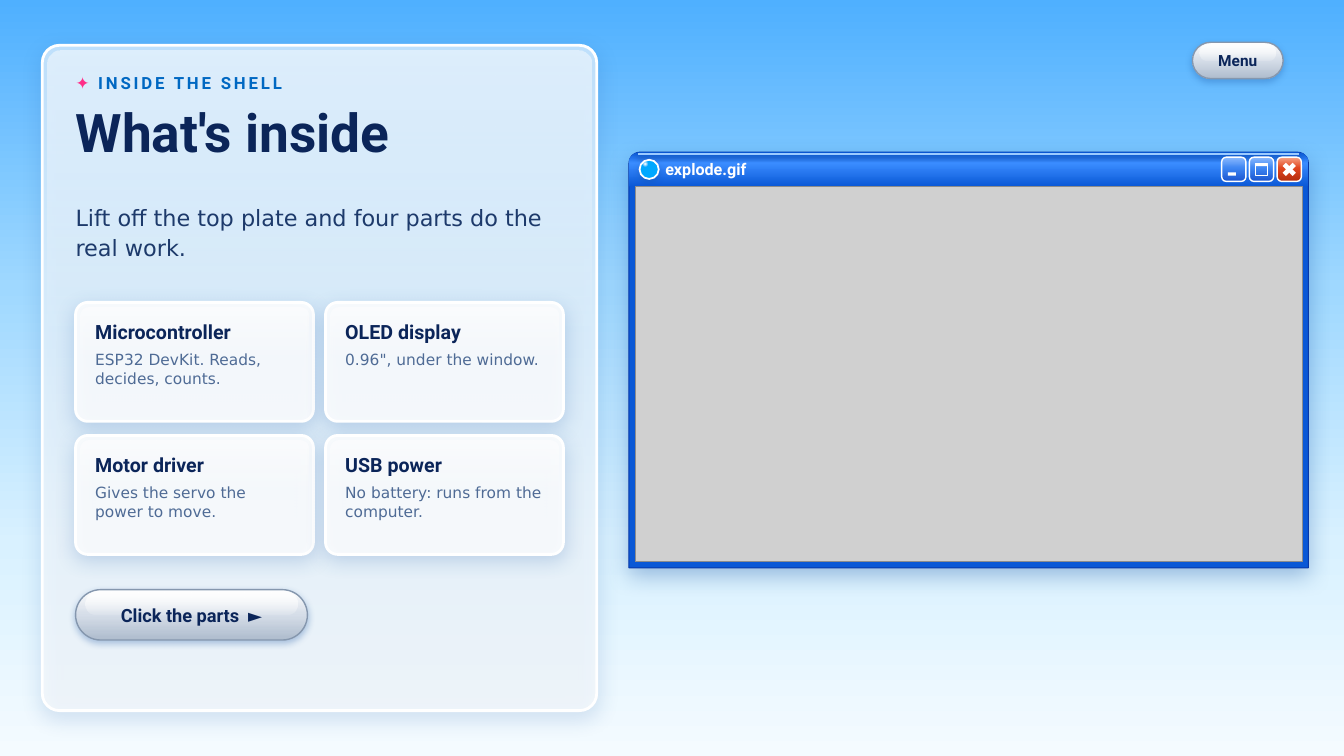
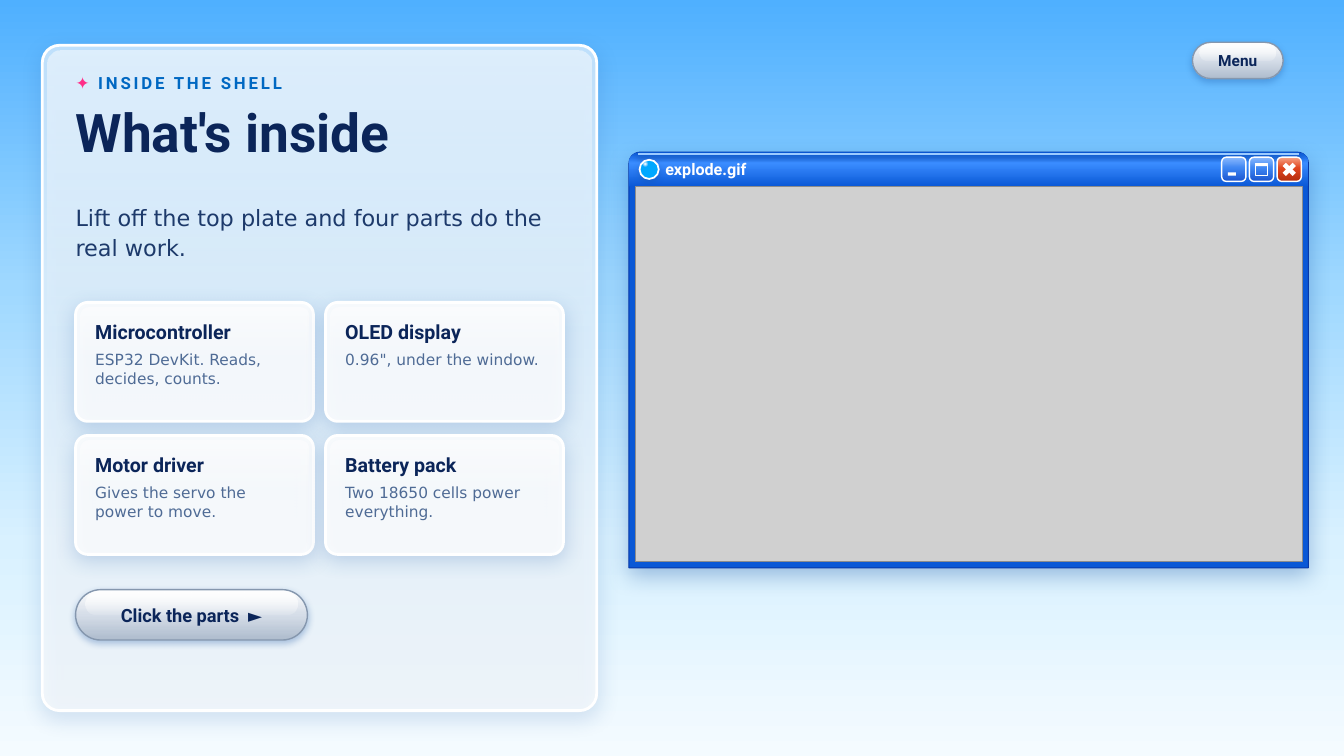
Before and after one commit to sharmaricha676-rgb/bookcounterppt, a slide deck: slide 18 of BookCounter-interactive.pptx. Drawn at 1344x756 pixels with LibreOffice and Linux fonts; fonts in the diff are those of the drawing; grey boxes stand for pictures. Boxes give left, top, right and bottom in pixels: in the first picture for what was removed or moved away, otherwise in the second. Text is boxed around its words. In the diff, an @@ line names an element or a change of style, - is before the commit and + after.

```diff
--- a/BookCounter-interactive.pptx
+++ b/BookCounter-interactive.pptx
@@ text in rounded rectangle at box(345, 457, 520, 520): text changed @@
-USB power
-No battery: runs from the computer.
+Battery pack
+Two 18650 cells power everything.
```
Also in this commit, not shown: 13 other slides changed, 3 other files.
